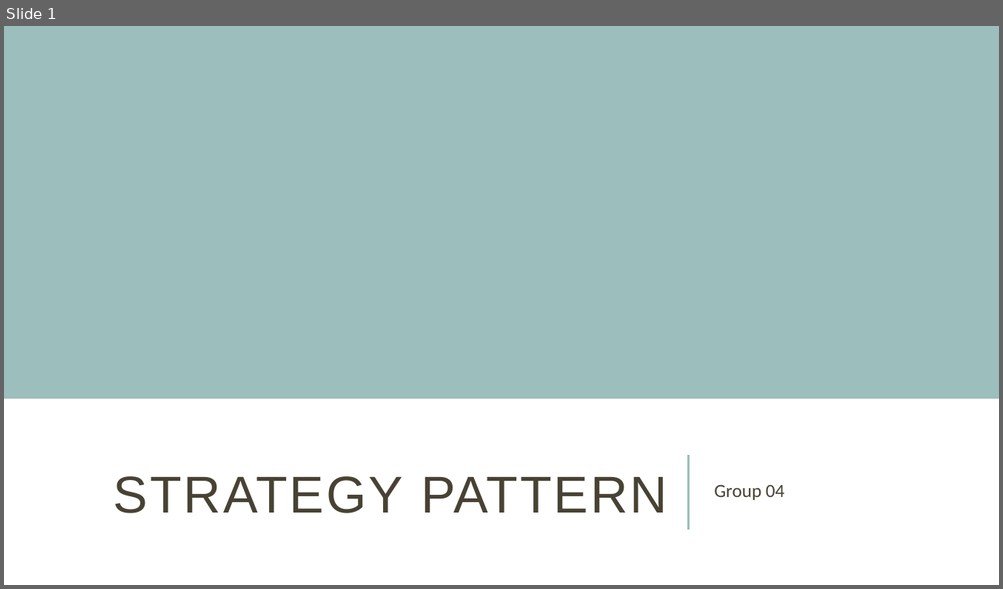
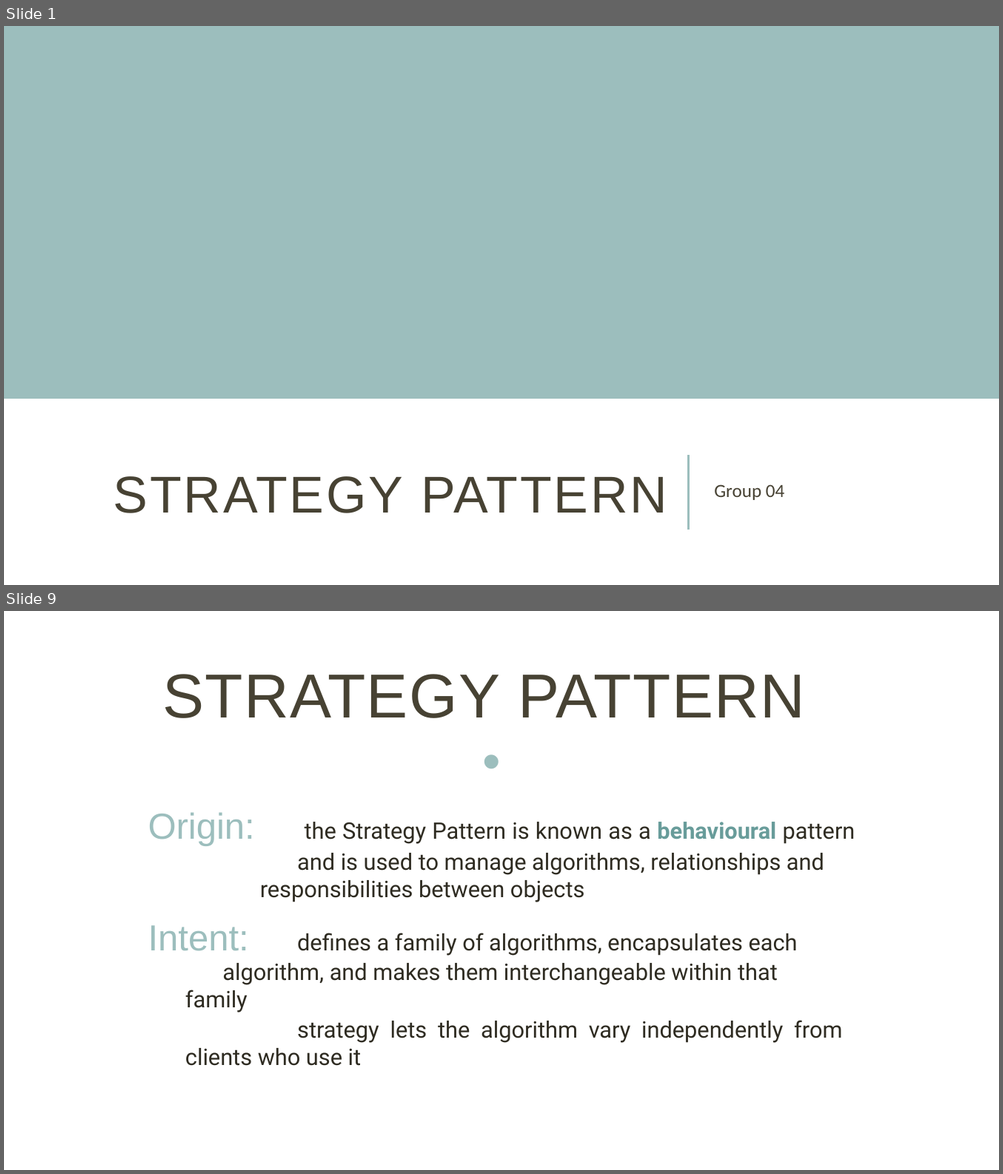
Before and after one commit to ntninh18/crossy-road, a slide deck: seminar/StrategyPattern.pptx. Shown one above the other, each under a label of ours: slide 1 before the commit, slides 1 and 9 after it; the slides between them are not shown. The pictures are 1003x589 and 1003x1174 pixels, drawn with LibreOffice and Linux fonts; fonts in the diff are those of the drawing. Boxes give left, top, right and bottom in pixels: in the first picture for what was removed or moved away, otherwise in the second. Text is boxed around its words. In the diff, an @@ line names an element or a change of style, - is before the commit and + after.

```diff
--- a/seminar/StrategyPattern.pptx
+++ b/seminar/StrategyPattern.pptx
@@ slide 9 added at [4, 611, 999, 1170], background #FFFFFF @@
@@ title added at [162, 674, 805, 718], 60 pt, text #474233 @@
+STRATEGY PATTERN
@@ text added at [141, 723, 862, 794], 50 pt, text #9CBEBD @@
+•
@@ text added at [148, 812, 855, 1066], 22 pt, text #2E2B21 @@
+Origin: the Strategy Pattern is known as a behavioural pattern and is used to manage algorithms, relationships and responsibilities between objects
+Intent: defines a family of algorithms, encapsulates each algorithm, and makes them interchangeable within that family
+  strategy lets the algorithm vary independently from clients who use it
```
Also in this commit, not shown: 7 other slides added, 3 slides removed, 1 other file.
